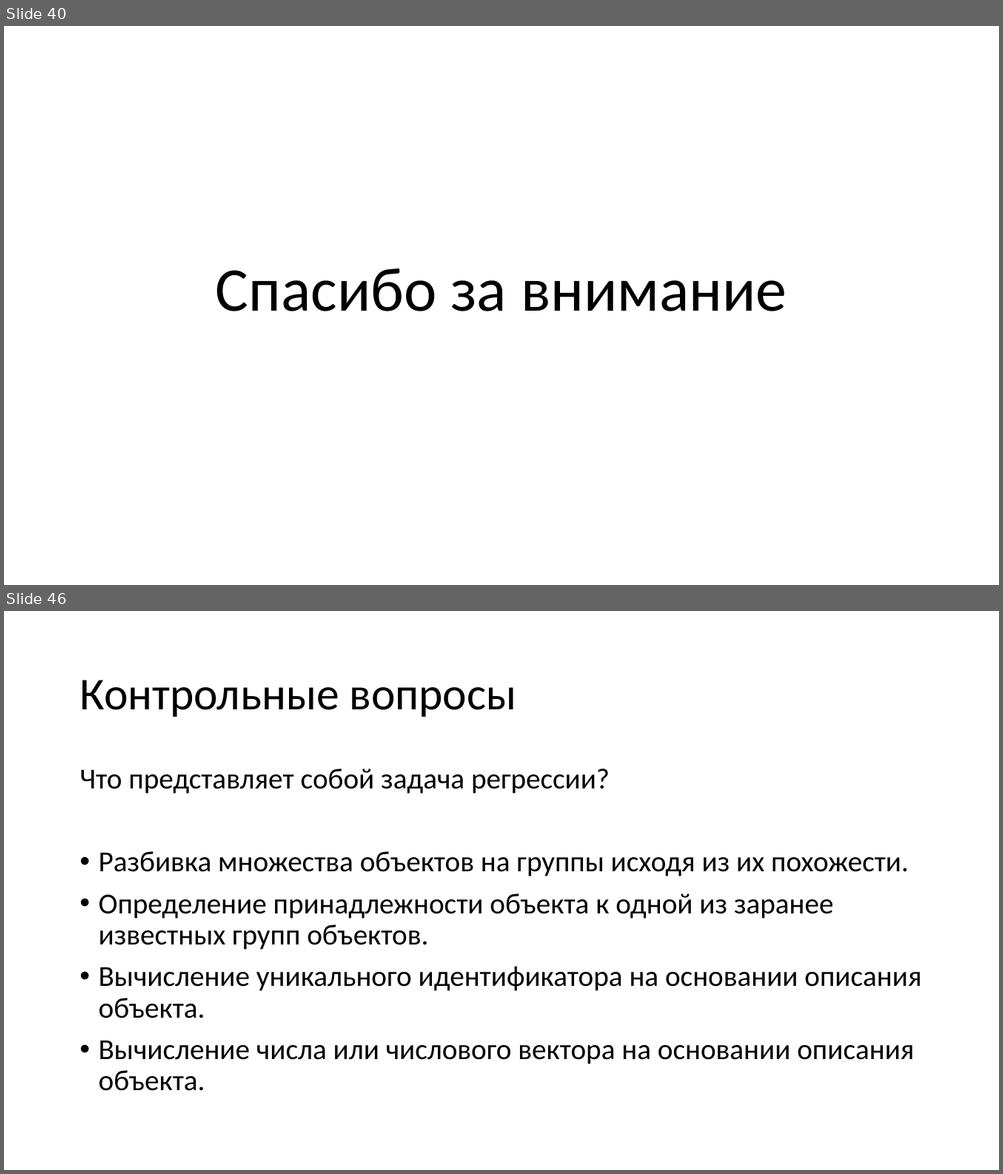
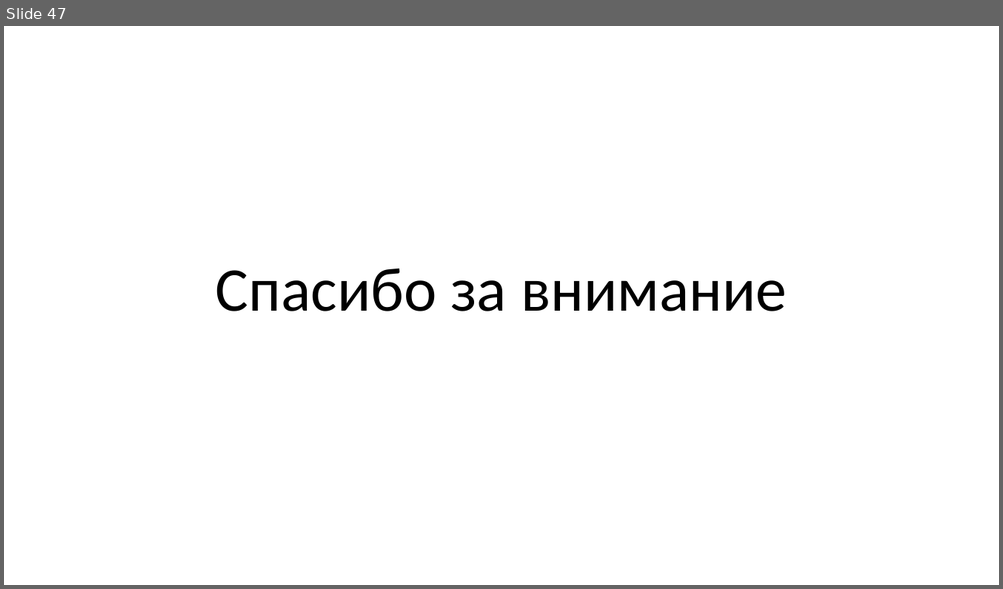
Before and after one commit to mosalov/AI_main_lectures, a slide deck: Лекция 3 07_10_2020.pptx. Shown one above the other, each under a label of ours: slides 40 and 46 before the commit, slide 47 after it; the slides between them are not shown. The pictures are 1003x1174 and 1003x589 pixels, drawn with LibreOffice and Linux fonts; fonts in the diff are those of the drawing. Boxes give left, top, right and bottom in pixels: in the first picture for what was removed or moved away, otherwise in the second. Text is boxed around its words. In the diff, an @@ line names an element or a change of style, - is before the commit and + after.

```diff
--- a/Лекция 3 07_10_2020.pptx
+++ b/Лекция 3 07_10_2020.pptx
@@ slide 46 removed at <box>4,611,999,1170</box>, background #FFFFFF @@
@@ title removed at <box>79,680,517,717</box> @@
-Контрольные вопросы
@@ text removed at <box>79,769,921,1091</box> @@
-Что представляет собой задача регрессии?
-• Разбивка множества объектов на группы исходя из их похожести.
-• Определение принадлежности объекта к одной из заранее известных групп объектов.
-• Вычисление уникального идентификатора на основании описания объекта.
-• Вычисление числа или числового вектора на основании описания объекта.
@@ what was slide 40 is now slide 47 @@
```
Also in this commit, not shown: 13 slides changed, 16 slides added, 8 other slides removed, 3 other files.
